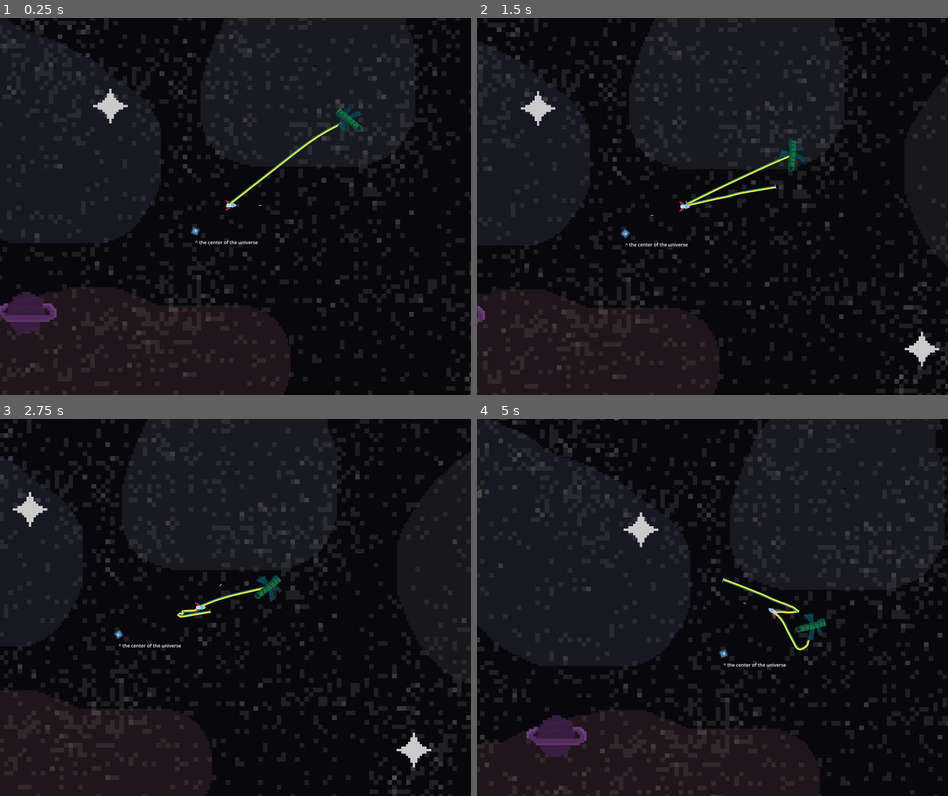
Above: before the commit, frames 1-4 (two rows, left to right).
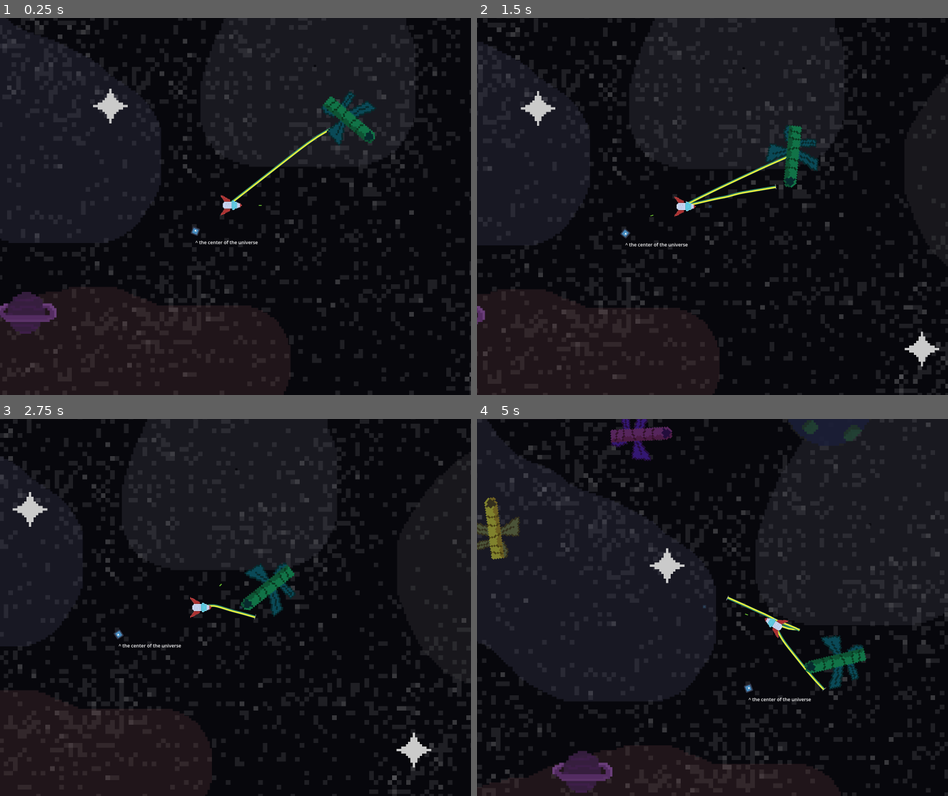
Above: after the commit, the same moments.

Repository: Bromeon/LudumDare54
Game: Godot game, scene res://Scenes/Main/Main.tscn
Two runs of this game, one before a commit and one after it. Both use one fixed random seed, a clock stepped at 60 frames per second and the inputs below. The engine's default icon, where the game draws it, is replaced by a stand-in: a white triangle on a blue panel in a dark square.
Inputs (mouse positions are in pixels of both pictures, inside the frame that each line leads up to):
- Up to frame 1 (0.25 s): no input
- Up to frame 2 (1.5 s): move the mouse to (816, 187) at 0.52 s; hold D (Right) 0.53-1.28 s; tap Space (ShootTether) at 0.6, 1.35 s; move the mouse to (618, 225) at 1.27 s; hold Ctrl (Brake) from 1.28 s (still down)
- Up to frame 3 (2.75 s): move the mouse to (282, 524) at 2.02 s; release Ctrl (Brake) at 2.03 s; hold D (Right) from 2.03 s (still down); tap Space (ShootTether) at 2.1 s
- Up to frame 4 (5 s): move the mouse to (688, 682) at 2.77 s; release D (Right) at 2.78 s; hold W (Up) 2.78-3.53 s; tap Space (ShootTether) at 2.85, 3.6, 4.35 s; move the mouse to (853, 664) at 3.52 s; hold A (Left) from 3.53 s (still down); move the mouse to (571, 550) at 4.27 s

The runs differ from the first frame. In frame 1, 0.7% of the frame differs, in the area x 46-80%, y 19-53%; in frame 2, 0.7%; in frame 3, 1.0%; in frame 4, 14%, in the area x 0-100%, y 0-100%.

Commit message:
Make sprites larger

Diff:
--- a/Scenes/PlayerShip/PlayerShip.tscn
+++ b/Scenes/PlayerShip/PlayerShip.tscn
@@ -5,12 +5,11 @@
 [ext_resource type="Texture2D" uid="uid://3cdvaycogfao" path="res://Assets/Sprites/Player_V1.png" id="3_cfrxs"]
 
 [sub_resource type="CapsuleShape2D" id="CapsuleShape2D_w5qtl"]
-radius = 7.67194
-height = 33.5136
+radius = 11.5079
+height = 59.5798
 
 [sub_resource type="CapsuleShape2D" id="CapsuleShape2D_1fd7g"]
-radius = 6.0
-height = 20.0
+height = 32.0
 
 [node name="PlayerShip" type="RigidBody2D"]
 gravity_scale = 0.0
@@ -31,7 +30,7 @@
 texture_filter = 1
 position = Vector2(16.1, 0)
 rotation = 1.5708
-scale = Vector2(2.435, 2.435)
+scale = Vector2(4.63, 4.63)
 texture = ExtResource("3_cfrxs")
 
 [node name="CollisionShape2D" type="CollisionShape2D" parent="."]
@@ -41,11 +40,11 @@
 shape = SubResource("CapsuleShape2D_w5qtl")
 
 [node name="CollisionShape2D2" type="CollisionShape2D" parent="."]
-position = Vector2(-4, -13)
+position = Vector2(-12, -21)
 rotation = 1.5708
 shape = SubResource("CapsuleShape2D_1fd7g")
 
 [node name="CollisionShape2D3" type="CollisionShape2D" parent="."]
-position = Vector2(-4, 12)
+position = Vector2(-11, 21)
 rotation = 1.5708
 shape = SubResource("CapsuleShape2D_1fd7g")
--- a/Scenes/SupplyShip/SupplyShipSprite.tscn
+++ b/Scenes/SupplyShip/SupplyShipSprite.tscn
@@ -3,13 +3,13 @@
 [ext_resource type="Texture2D" uid="uid://qog02k4u68l7" path="res://Assets/Sprites/Station_V1.png" id="1_iqk0l"]
 
 [sub_resource type="RectangleShape2D" id="RectangleShape2D_gfknw"]
-size = Vector2(27.0004, 105)
+size = Vector2(59.0004, 212)
 
 [sub_resource type="RectangleShape2D" id="RectangleShape2D_ittw7"]
-size = Vector2(29.0001, 14.9999)
+size = Vector2(58.5, 28.5001)
 
 [sub_resource type="RectangleShape2D" id="RectangleShape2D_4mge8"]
-size = Vector2(31.9999, 30.0001)
+size = Vector2(69.9998, 57.0002)
 
 [node name="Ship" type="Node2D"]
 rotation = 1.5708
@@ -17,7 +17,7 @@
 [node name="StationV1" type="Sprite2D" parent="."]
 texture_filter = 1
 rotation = 2.39285
-scale = Vector2(3, 3)
+scale = Vector2(6, 6)
 texture = ExtResource("1_iqk0l")
 
 [node name="StaticBody2D" type="StaticBody2D" parent="."]
@@ -25,17 +25,17 @@
 collision_mask = 0
 
 [node name="CollisionShape2D" type="CollisionShape2D" parent="StaticBody2D"]
-position = Vector2(0.999989, -3)
+position = Vector2(4.50018, -5.00002)
 shape = SubResource("RectangleShape2D_gfknw")
 
 [node name="CollisionShape2D2" type="CollisionShape2D" parent="StaticBody2D"]
-position = Vector2(-26.4999, 22.5001)
+position = Vector2(-52.2499, 45.2501)
 shape = SubResource("RectangleShape2D_ittw7")
 
 [node name="CollisionShape2D3" type="CollisionShape2D" parent="StaticBody2D"]
-position = Vector2(-29, -8.99987)
+position = Vector2(-55.0001, -15.4998)
 shape = SubResource("RectangleShape2D_4mge8")
 
 [node name="CollisionShape2D4" type="CollisionShape2D" parent="StaticBody2D"]
-position = Vector2(26, 2.99991)
+position = Vector2(53, 3.99981)
 shape = SubResource("RectangleShape2D_4mge8")
